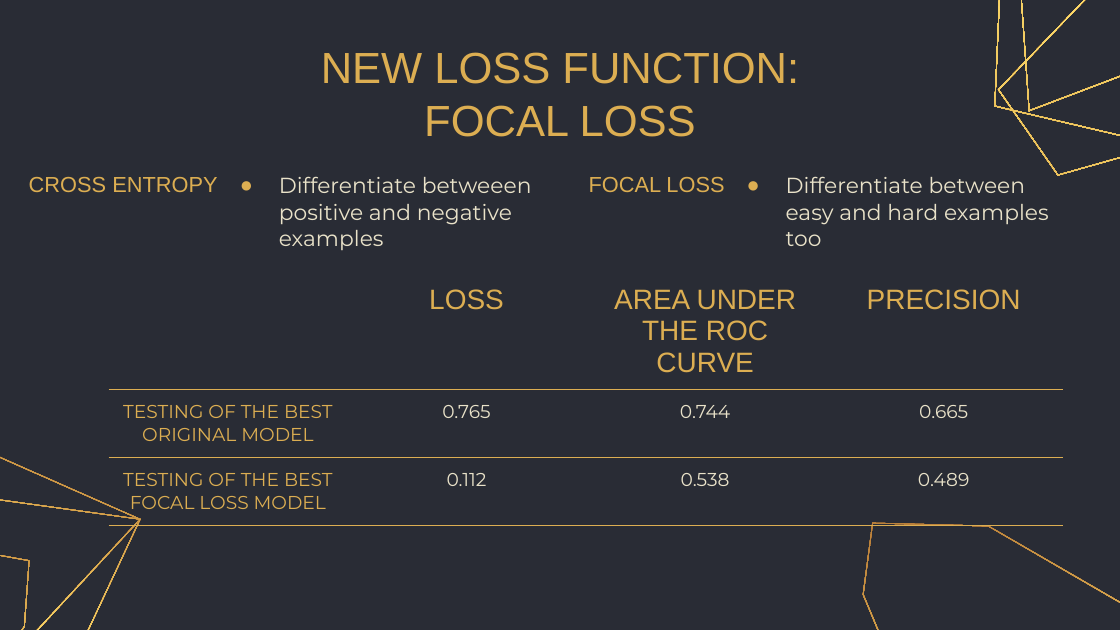
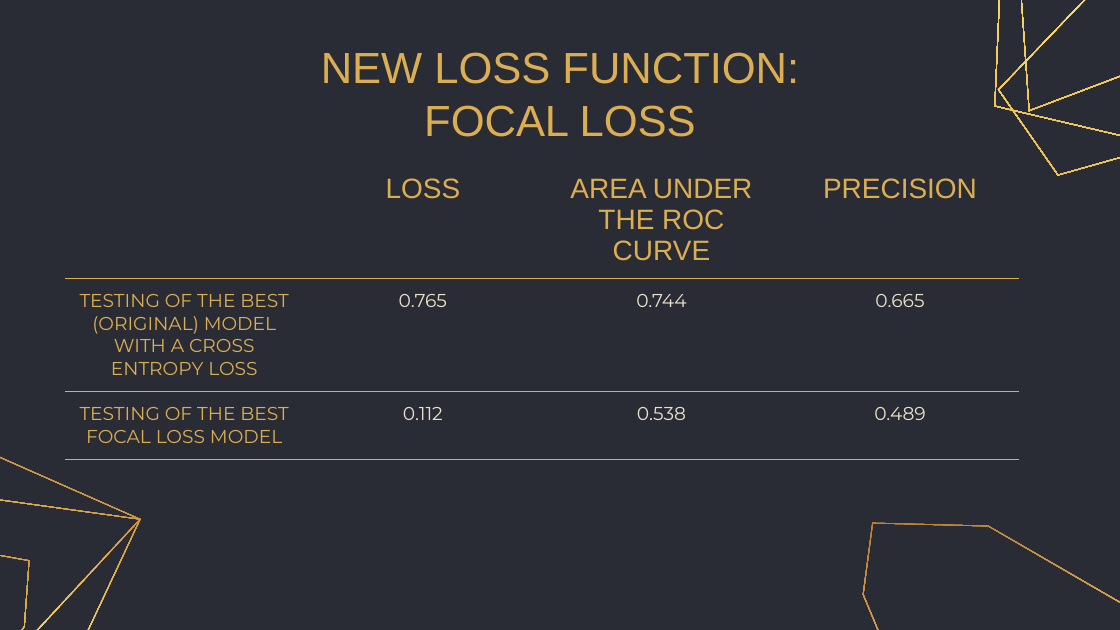
Before and after one commit to gretagrassmann/Machine-Learning-Exam, a slide deck: slide 27 of ML_presentation.pptx. Drawn at 1120x630 pixels with LibreOffice and Linux fonts; fonts in the diff are those of the drawing. Boxes give left, top, right and bottom in pixels: in the first picture for what was removed or moved away, otherwise in the second. Text is boxed around its words. In the diff, an @@ line names an element or a change of style, - is before the commit and + after.

Commit message:
Final version.

```diff
--- a/ML_presentation.pptx
+++ b/ML_presentation.pptx
@@ text removed at <box>29,177,217,192</box> @@
-CROSS ENTROPY
@@ table at <box>65,161,1019,475</box> @@
-row 2, column 1: TESTING OF THE BEST ORIGINAL MODEL
+row 2, column 1: TESTING OF THE BEST (ORIGINAL) MODEL WITH A CROSS ENTROPY LOSS
@@ table: place and size @@
-table at <box>109,273,1063,542</box>
+table at <box>65,161,1019,475</box>
@@ subtitle removed at <box>279,176,532,250</box> @@
-● Differentiate betweeen positive and negative examples
@@ text removed at <box>589,177,724,192</box> @@
-FOCAL LOSS
@@ text removed at <box>786,176,1049,246</box> @@
-● Differentiate between easy and hard examples too
```
